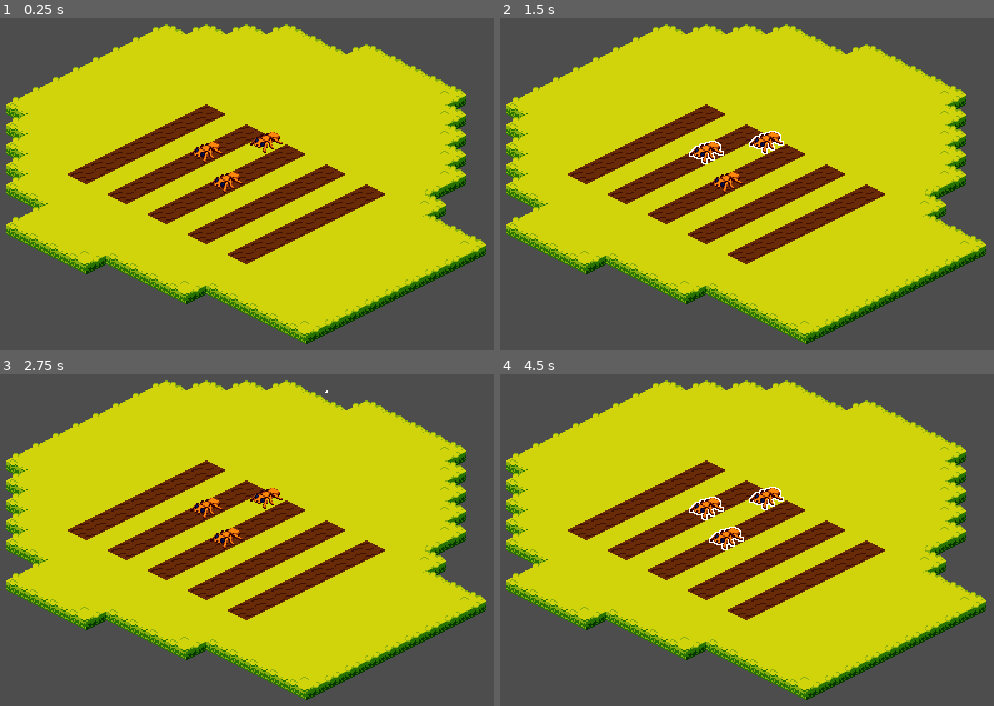
Above: before the commit, frames 1-4 (two rows, left to right).
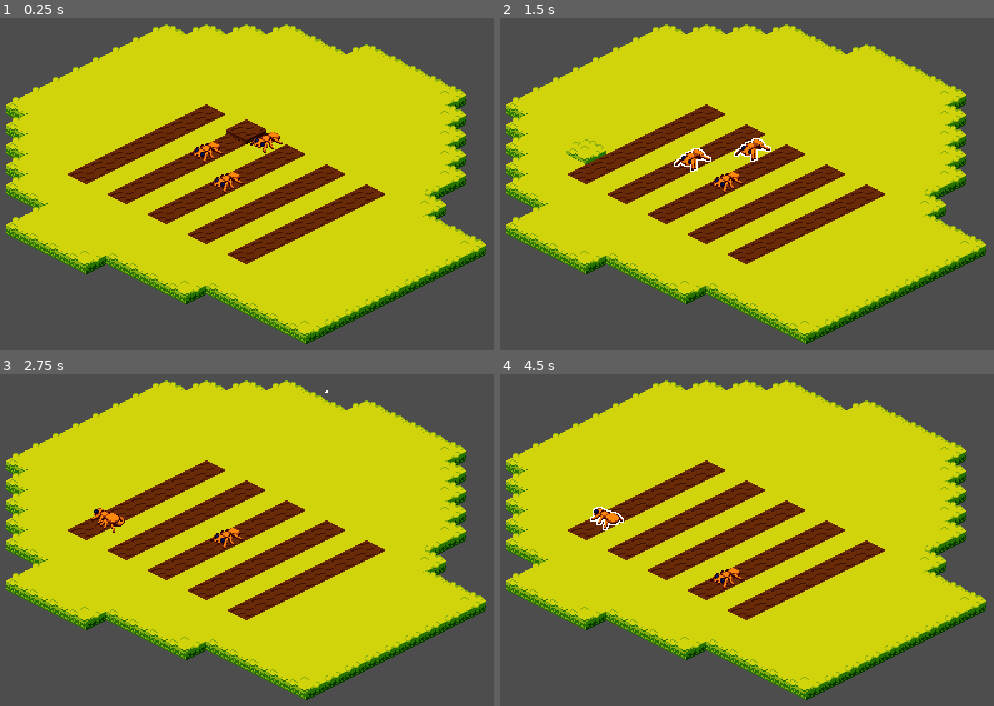
Above: after the commit, the same moments.

Repository: matthewkayin/critter-farm
Game: Godot game, scene res://world.tscn
The game is run twice, just before and just after one commit, with the same random seed, the same clock (stepped at 60 frames per second) and the same inputs.
Inputs (mouse positions are in pixels of both pictures, inside the frame that each line leads up to):
- Up to frame 1 (0.25 s): no input
- Up to frame 2 (1.5 s): tap Enter at 0.5 s; move the mouse to (919, 110) at 0.52 s; press the mouse at (919, 110) at 0.53 s; right-click (919, 110) at 0.8 s; tap Space at 1.25 s; move the mouse to (583, 157) at 1.27 s; release the mouse at (583, 157) at 1.28 s; right-click (583, 157) at 1.35 s
- Up to frame 3 (2.75 s): click (83, 513) at 1.55 s; move the mouse to (326, 390) at 2.02 s; press the mouse at (326, 390) at 2.03 s; right-click (326, 390) at 2.3 s
- Up to frame 4 (4.5 s): move the mouse to (707, 579) at 2.77 s; release the mouse at (707, 579) at 2.78 s; right-click (707, 579) at 2.85 s; click (707, 579) at 3.05 s; move the mouse to (984, 556) at 3.52 s; press the mouse at (984, 556) at 3.53 s; right-click (984, 556) at 3.8 s; tap Enter at 4.25 s; move the mouse to (504, 423) at 4.27 s; release the mouse at (504, 423) at 4.28 s; right-click (504, 423) at 4.35 s

The runs differ from the first frame. In frame 1, 0.2% of the frame differs, in the area x 45-54%, y 30-38%; in frame 2, 1.1%; in frame 3, 0.6%; in frame 4, 1.4%, in the area x 18-58%, y 34-65%.

Commit message:
in-progress astar pathfinding
Signed-off-by: Matthew Madden <matthewkayin@gmail.com>

Diff:
--- a/project.godot
+++ b/project.godot
@@ -19,8 +19,8 @@
 
 window/size/viewport_width=640
 window/size/viewport_height=360
-window/size/window_width_override=1280
-window/size/window_height_override=720
+window/size/window_width_override=2560
+window/size/window_height_override=1440
 window/stretch/mode="viewport"
 
 [editor]
--- a/tilemap.gd
+++ b/tilemap.gd
@@ -10,6 +10,9 @@
 var selecting = false
 var selected_tile = null
 
+var astar: AStar2D
+var astar_point_id_lookup = {}
+
 func _ready():
     for i in range(-3, 3):
         grass_tiles[i] = {}
@@ -21,6 +24,20 @@
             grass_tiles[tile_data.get_custom_data("moisture")][tile_data.get_custom_data("offset")] = atlas_coords
     update_tile_edges()
     selection.visible = false
+
+    astar = AStar2D.new()
+    for cell in get_used_cells(LAYER_TILE):
+        var point_id = astar.get_available_point_id()
+        astar.add_point(point_id, Vector2(cell))
+        astar_point_id_lookup[cell] = point_id
+    for cell in get_used_cells(LAYER_TILE):
+        for neighbor_offset in NEIGHBOR_OFFSET:
+            var child = cell + neighbor_offset
+            if not astar_point_id_lookup.has(child):
+                continue
+            astar.connect_points(astar_point_id_lookup[cell], astar_point_id_lookup[child])
+
+    start_selecting()
 
 func update_tile_edges():
     for cell in get_used_cells(LAYER_TILE):
@@ -55,24 +72,53 @@
 
 func _process(_delta):
     if selecting:
-        var mouse_position = get_global_mouse_position()
-        selected_tile = null
-        for cell in get_used_cells(LAYER_TILE):
-            var cell_center = map_to_local(cell)
-            var relative_mouse_position = mouse_position - cell_center
-            var mouse_inside_cell = (abs(relative_mouse_position.x) * 9.0) + (abs(relative_mouse_position.y) * 16.0) <= 9.0 * 16.0
-            if mouse_inside_cell:
-                selected_tile = cell
-                var cell_atlas_coords
-                var cell_tile_data = get_cell_tile_data(LAYER_TILE, cell)
-                if cell_tile_data.get_custom_data("is_grass"):
-                    cell_atlas_coords = grass_tiles[cell_tile_data.get_custom_data("moisture")][Vector2i(2, 2)]
-                else:
-                    cell_atlas_coords = get_cell_atlas_coords(LAYER_TILE, cell)
-                selection.region_rect.position = Vector2(cell_atlas_coords.x * 32, cell_atlas_coords.y * 16)
-                break
+        selected_tile = get_mouse_cell()
     if selecting and selected_tile != null:
+        var cell_atlas_coords
+        var cell_tile_data = get_cell_tile_data(LAYER_TILE, selected_tile)
+        if cell_tile_data.get_custom_data("is_grass"):
+            cell_atlas_coords = grass_tiles[cell_tile_data.get_custom_data("moisture")][Vector2i(2, 2)]
+        else:
+            cell_atlas_coords = get_cell_atlas_coords(LAYER_TILE, selected_tile)
+        selection.region_rect.position = Vector2(cell_atlas_coords.x * 32, cell_atlas_coords.y * 16)
         selection.position = map_to_local(selected_tile)
         selection.visible = true
     else:
         selection.visible = false
+
+func get_mouse_cell():
+    var mouse_position = get_global_mouse_position()
+    for cell in get_used_cells(LAYER_TILE):
+        var cell_center = map_to_local(cell)
+        var relative_mouse_position = mouse_position - cell_center
+        var mouse_inside_cell = (abs(relative_mouse_position.x) * 9.0) + (abs(relative_mouse_position.y) * 16.0) <= 9.0 * 16.0
+        if mouse_inside_cell:
+            return cell
+    return null
+
+# Pathfinding
+
+func astar_get_path(from: Vector2i, to: Vector2i):
+    var from_id = astar_point_id_lookup[from]
+    var from_disabled = astar.is_point_disabled(from_id)
+    if from_disabled:
+        astar.set_point_disabled(from_id, false)
+    var to_id = astar_point_id_lookup[to]
+    var to_disabled = astar.is_point_disabled(to_id)
+    if to_disabled:
+        astar.set_point_disabled(to_id, false)
+
+    var path = astar.get_point_path(from_id, to_id)
+
+    if from_disabled:
+        astar.set_point_disabled(from_id, true)
+    if to_disabled:
+        astar.set_point_disabled(to_id, true)
+
+    return path
+
+func astar_set_point_disabled(point: Vector2i, value: bool):
+    astar.set_point_disabled(astar_point_id_lookup[point], value)
+
+func astar_is_point_disabled(point: Vector2i):
+    astar.is_point_disabled(astar_point_id_lookup[point])
--- a/ui.gd
+++ b/ui.gd
@@ -16,7 +16,6 @@
         return
     if Input.is_action_just_pressed("left_click"):
         select_origin = get_global_mouse_position()
-        print(select_origin)
         select_rect = Rect2(select_origin, Vector2(1, 1))
         selecting = true
         queue_redraw()
--- a/units/ant.gd
+++ b/units/ant.gd
@@ -1,6 +1,7 @@
 extends Node2D
 
 @onready var sprite = $sprite
+@onready var tilemap = get_node("../tilemap")
 
 enum SpriteAnimation {
     IDLE,
@@ -12,18 +13,71 @@
     SpriteAnimation.WALK: "walk"
 }
 
+const SPEED = 100.0
+
 var direction: Vector2 = Vector2.DOWN
 var sprite_animation = SpriteAnimation.IDLE
+var current_cell: Vector2
+var target_cell: Vector2
+var target_position: Vector2
+var is_moving = false
+var path = []
+var is_selected = false
 
 func _ready():
     add_to_group("units")
+    current_cell = tilemap.local_to_map(position)
+    target_cell = current_cell
+    target_position = tilemap.map_to_local(target_cell)
+    tilemap.astar_set_point_disabled(current_cell, true)
 
 func get_rect() -> Rect2:
     return Rect2(position + Vector2(3, -2), Vector2(26, 17))
 
-func _process(_delta):
+func _process(delta):
+    # Movement
+    if not is_moving:
+        try_move_to_next_path_point()
+    if is_moving:
+        var movement_left = SPEED * delta
+        while movement_left > 0:
+            # Movement Step
+            var step = min(position.distance_to(target_position), movement_left)
+            position += position.direction_to(target_position) * step
+            movement_left -= step
+
+            # Movement Reached Target
+            if position == target_position:
+                tilemap.astar_set_point_disabled(current_cell, false)
+                current_cell = target_cell
+                is_moving = false
+                try_move_to_next_path_point()
+                if not is_moving:
+                    break
+
+    # Update Sprite
+    sprite_animation = SpriteAnimation.WALK if is_moving else SpriteAnimation.IDLE
     sprite.play(SPRITE_ANIMATION_NAME[sprite_animation] + "_" + ("front" if direction == Vector2.DOWN or direction == Vector2.RIGHT else "back"))
     sprite.flip_h = direction == Vector2.RIGHT or direction == Vector2.LEFT
 
-func set_show_outline(value: bool):
+func set_selected(value: bool):
+    is_selected = value
     sprite.material.set_shader_parameter("show_outline", value)
+
+func path_to(point: Vector2i):
+    path = tilemap.astar_get_path(target_cell, point)
+
+func try_move_to_next_path_point():
+    if path.size() == 0:
+        is_moving = false
+        return
+
+    direction = current_cell.direction_to(path[0])
+    if tilemap.astar_is_point_disabled(path[0]):
+        is_moving = false
+        return
+    target_cell = path[0]
+    path.remove_at(0)
+    target_position = tilemap.map_to_local(target_cell)
+    tilemap.astar_set_point_disabled(target_cell, true)
+    is_moving = true
--- a/world.gd
+++ b/world.gd
@@ -1,6 +1,7 @@
 extends Node2D
 
 @onready var select_rect = $select_rect
+@onready var tilemap = $tilemap
 
 func _ready():
     pass
@@ -9,4 +10,12 @@
     if select_rect.selecting:
         for unit in get_tree().get_nodes_in_group("units"):
             var is_selected = select_rect.select_rect.intersects(unit.get_rect())
-            unit.set_show_outline(is_selected)
+            unit.set_selected(is_selected)
+
+    if Input.is_action_just_pressed("right_click"):
+        var target_cell = tilemap.get_mouse_cell()
+        if target_cell != null:
+            for unit in get_tree().get_nodes_in_group("units"):
+                if not unit.is_selected:
+                    continue
+                unit.path_to(target_cell)
